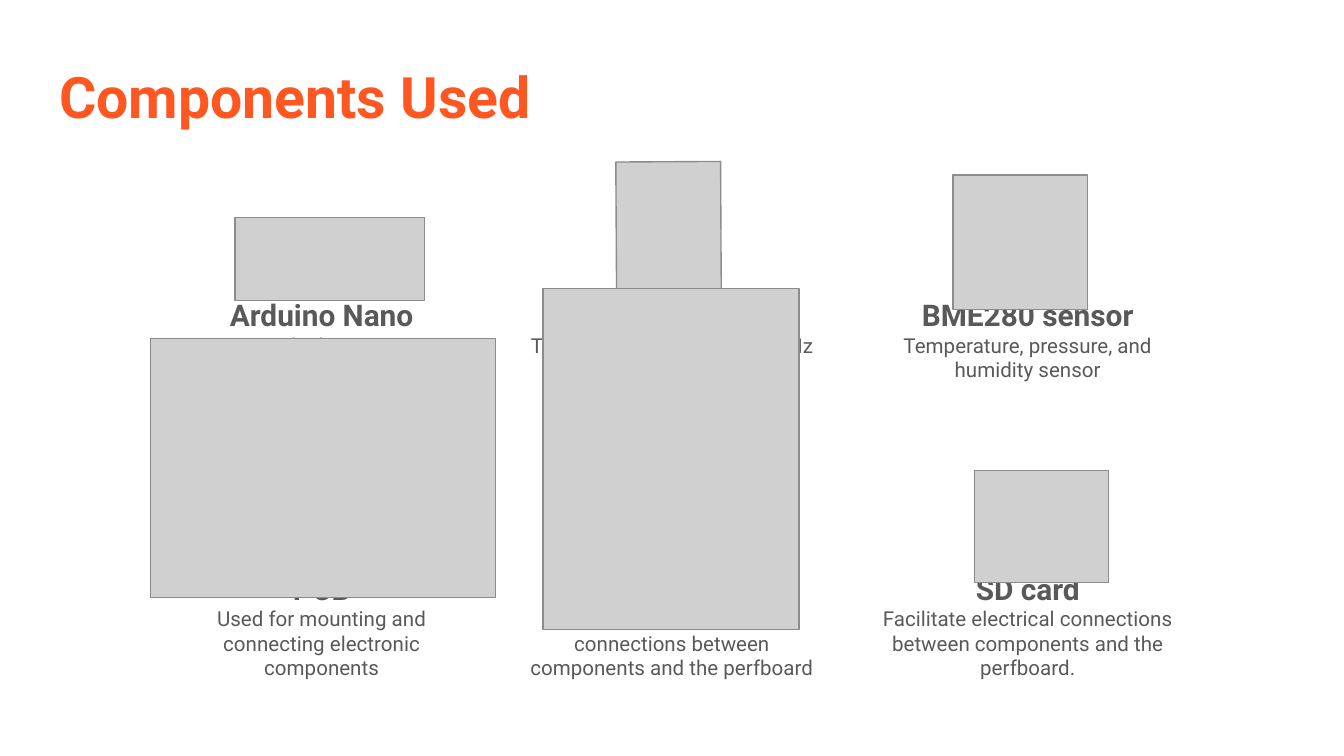
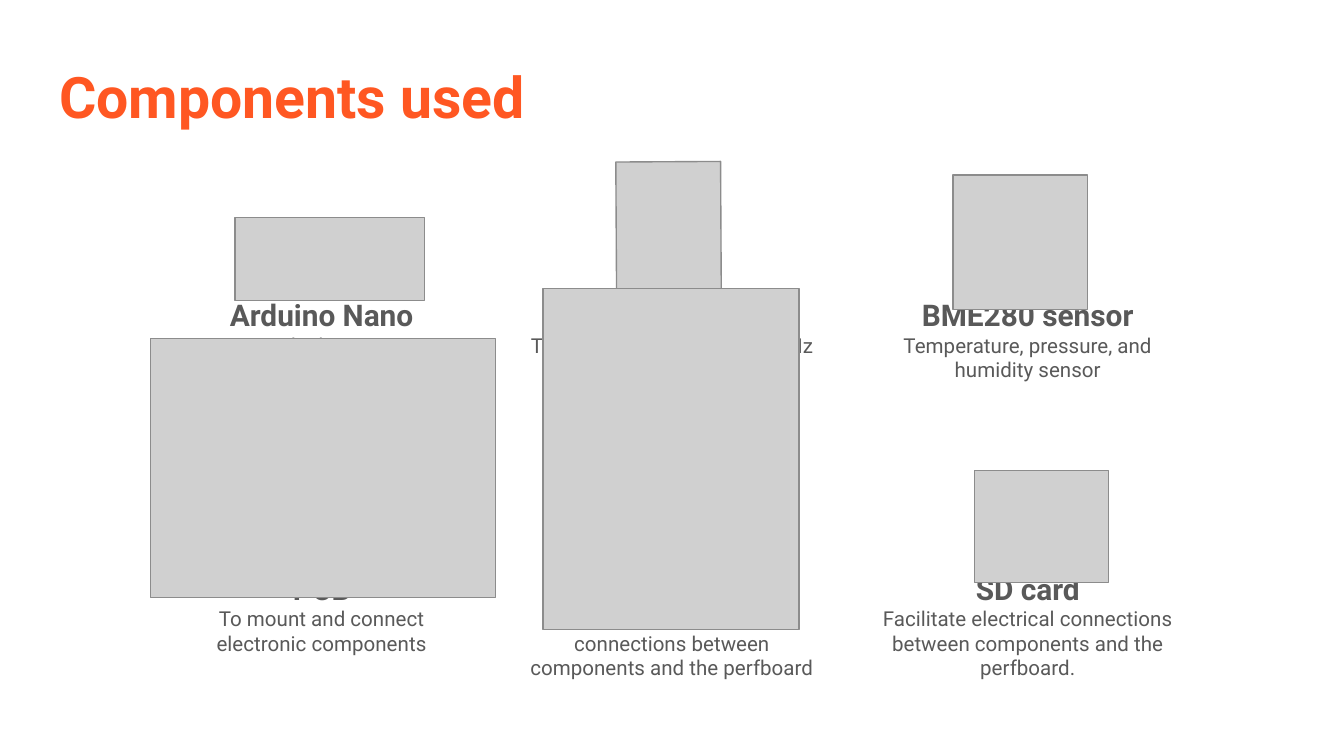
Before and after one commit to stratoscience25/arduino-workshop-logan, a slide deck: slide 7 of Ham xposition presentation/LoganCaramanna_Presentation.odp. Drawn at 1344x756 pixels with LibreOffice and Linux fonts; fonts in the diff are those of the drawing; grey boxes stand for pictures. Boxes give left, top, right and bottom in pixels: in the first picture for what was removed or moved away, otherwise in the second. Text is boxed around its words. In the diff, an @@ line names an element or a change of style, - is before the commit and + after.

```diff
--- a/Ham xposition presentation/LoganCaramanna_Presentation.odp
+++ b/Ham xposition presentation/LoganCaramanna_Presentation.odp
@@ title at <box>59,75,525,130</box>: text changed @@
-Components Used
+Components used
@@ text at <box>217,610,427,655</box>: text changed @@
-Used for mounting and connecting electronic components
+To mount and connect electronic components
```
Also in this commit, not shown: 9 other slides changed, 2 slides added, 2 slides removed, 14 other files.
